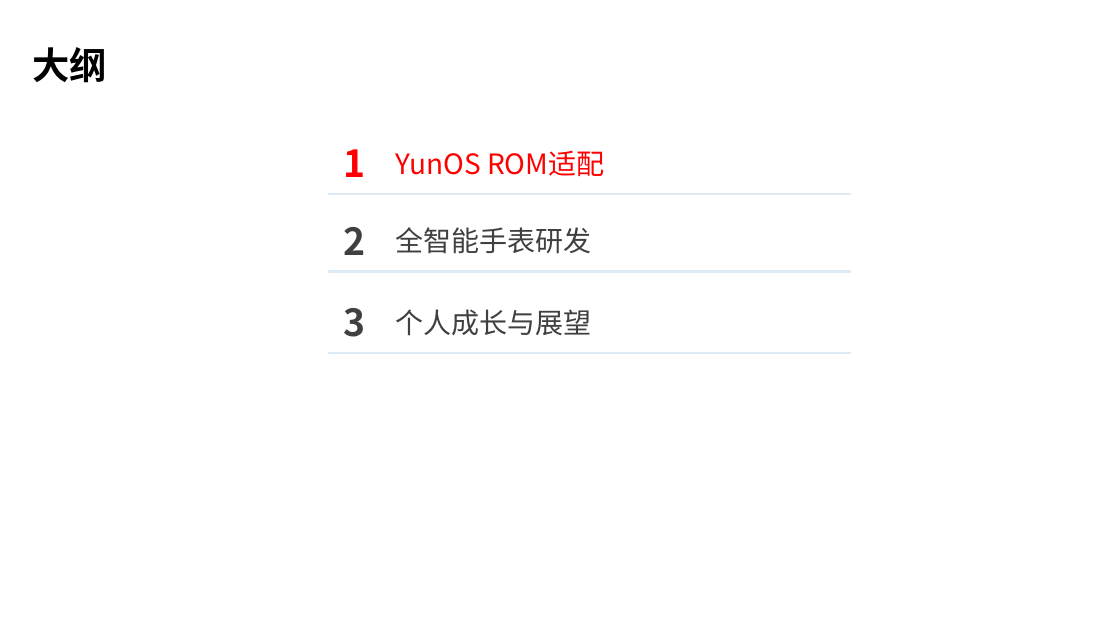
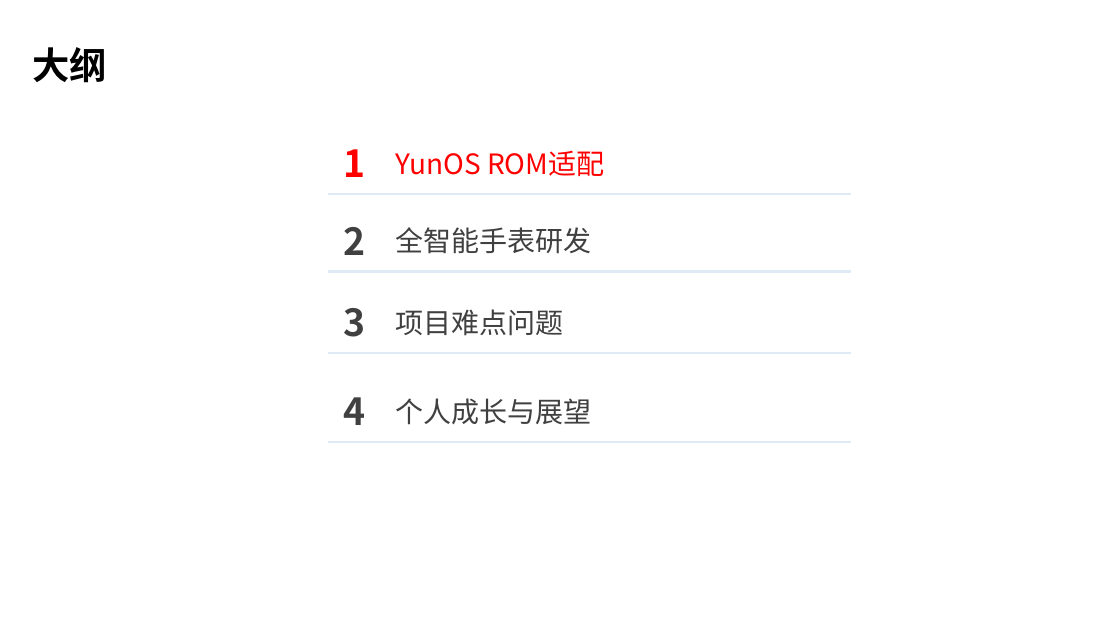
Before and after one commit to wangzhengyi/WangZhengyi, a slide deck: slide 3 of promote/2016阿里晋升述职.pptx. Drawn at 1120x630 pixels with LibreOffice and Linux fonts; fonts in the diff are those of the drawing; background and template pictures are left out. Boxes give left, top, right and bottom in pixels: in the first picture for what was removed or moved away, otherwise in the second. Text is boxed around its words. In the diff, an @@ line names an element or a change of style, - is before the commit and + after.

```diff
--- a/promote/2016阿里晋升述职.pptx
+++ b/promote/2016阿里晋升述职.pptx
@@ text added at [396, 309, 564, 336], 24 pt, text #404040 @@
+项目难点问题
@@ text added at [343, 397, 365, 425], 32 pt, text #404040, bold @@
+4
@@ text "个人成长与展望": place and size @@
-text "个人成长与展望" at [396, 309, 592, 336]
+text "个人成长与展望" at [396, 398, 592, 425]
@@ line added from (329, 442) to (851, 442), #DEEBF7 2.25 pt @@
```
Also in this commit, not shown: 2 other slides changed, 3 slides added, 1 other file.
